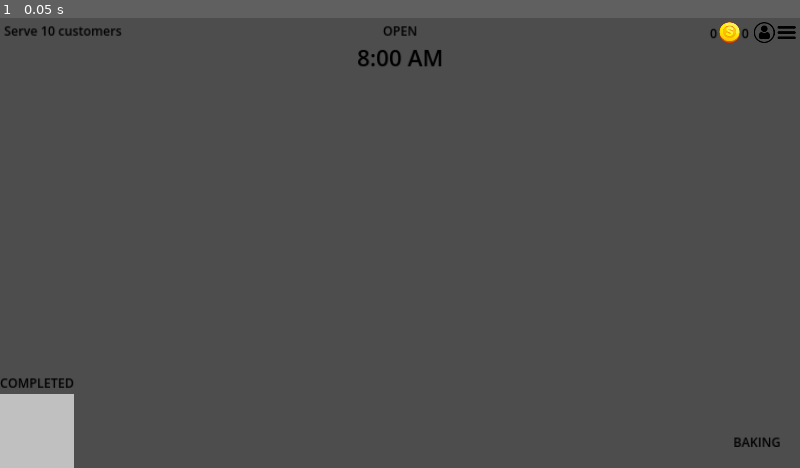
Above: before the commit, frame 1.
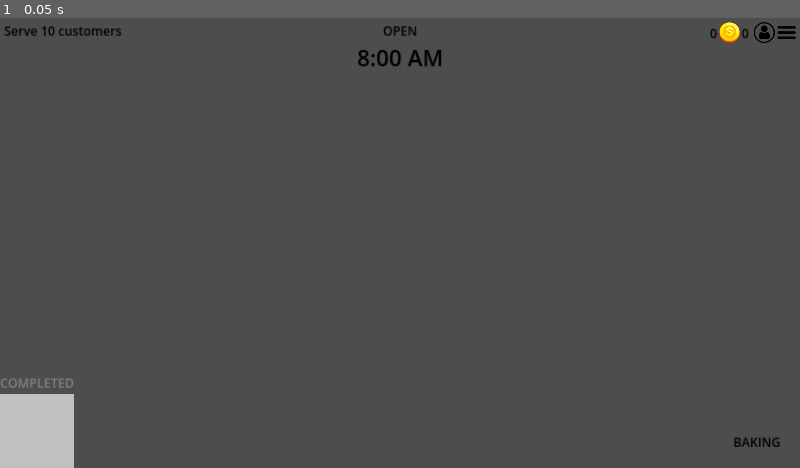
Above: after the commit, the same moment.

Repository: anj0la/BakingFrenzy
Game: Godot game, scene res://scenes/HUD.tscn
Same seed, same stepped clock (60 frames per second), same inputs: the game is played once before the commit and once after it. The project has no main scene, so this scene is started directly.
Inputs:
- Up to frame 1 (0.05 s): no input

The runs differ from the first frame. In frame 1, 0.1% of the frame differs, in the area x 0-10%, y 80-83%.

Commit message:
Added more code to display recipe orders, status, and state of the order.

Diff:
--- a/scripts/HUD.gd
+++ b/scripts/HUD.gd
@@ -11,8 +11,9 @@
 func _ready() -> void:
 	increment_interval = int(seconds_per_in_game_hour / BASE_RATE) # 6 / 5 =
 	current_in_game_hour = 8.0 # Start at 8:00 AM.
-	display_time_in_hud(current_in_game_hour)
+	_display_time_in_hud(current_in_game_hour)
 	display_goal()
+	update_recipe_status(false)
 
 # Updates the in-game time based on the remaining seconds.
 # IMPORTANT NOTES
@@ -30,10 +31,48 @@
 			current_in_game_hour = floor(current_in_game_hour) + 1.0
 
 	# Display in HUD
-	display_time_in_hud(current_in_game_hour)
+	_display_time_in_hud(current_in_game_hour)
+
+# Resets the time indicator.
+func reset_time_indicator() -> void:
+	current_in_game_hour = 8.0 # Start at 8:00 AM.
+	_display_time_in_hud(current_in_game_hour)
+
+# Updates the amount of coins the Player has collected.
+func update_coins(coins: int) -> void:
+	$MainControl/GameStatsContainer/Coins.text = str(coins)
+
+# Updates the amount of customers the Player has served.
+func update_customers_served(customers_served: int) -> void:
+	$MainControl/GameStatsContainer/Customers.text = str(customers_served)
+
+# Displays the objective(s) that a Player must achieve to complete the day (i.e., pass the level).
+func display_goal(show_second_goal: bool = false) -> void:
+	$MainControl/GoalsContainer/FirstGoal.text = _generate_goal()
+	$MainControl/GoalsContainer/SecondGoal.visible = show_second_goal
+
+	# Generate and display second objective.
+	if show_second_goal:
+		$MainControl/GoalsContainer/SecondGoal.text = _generate_goal()
+
+# Updates recipe order status, whether it is completed (green) or not (grey).
+func update_recipe_status(completed: bool) -> void:
+	if completed:
+		$MainControl/RecipeStatusContainer/CompletedStatus.add_theme_color_override("font_color", Color.LIME_GREEN)
+	else:
+		$MainControl/RecipeStatusContainer/CompletedStatus.add_theme_color_override("font_color", Color.WEB_GRAY)
+
+# Updates the recipe order.
+func update_recipe(recipe_name: String) -> void:
+	var image_path = "res://art/rect_" + recipe_name + ".png" # TODO: change rect_ to actual order / recipe names.
+	$MainControl/RecipeStatusContainer/RecipeImage.texture = load(image_path)
+
+# Updates the recipe order state.
+func update_recipe_state(new_state: String) -> void:
+	$MainControl/RecipeStateContainer/RecipeState.text = new_state
 
 # Displays the in-game time on the HUD.
-func display_time_in_hud(in_game_hour: float) -> void:
+func _display_time_in_hud(in_game_hour: float) -> void:
 	# Get hours, minutes and AM/PM indicator.
 	var hours = int(in_game_hour)
 	var minutes = round((in_game_hour - floor(in_game_hour)) * 100)
@@ -50,30 +89,12 @@
 	print(str(display_hour) + ":" + display_minutes + am_pm_indicator)
 	$MainControl/StatusTimeContainer/TimeIndicator.text = in_game_hour_str
 
-func reset_time_indicator() -> void:
-	current_in_game_hour = 8.0 # Start at 8:00 AM.
-	display_time_in_hud(current_in_game_hour)
-
-func update_coins(coins: int) -> void:
-	$MainControl/GameStatsContainer/Coins.text = str(coins)
-
-func update_customers_served(customers_served: int) -> void:
-	$MainControl/GameStatsContainer/Customers.text = str(customers_served)
-
-func display_goal(show_second_goal: bool = false) -> void:
-	$MainControl/GoalsContainer/FirstGoal.text = generate_goal()
-	$MainControl/GoalsContainer/SecondGoal.visible = show_second_goal
-
-	# Generate and display second objective.
-	if show_second_goal:
-		$MainControl/GoalsContainer/SecondGoal.text = generate_goal()
-
 # Generates a goal.
 # To do so, need to have goals separated into 2 categories: goal_coins & goal_customers
 # Take a goal from the list of goals. The goals is of the format: {name: goal_coins, target: 500}, {name: goal_customers, target: 10}
 # if name == goal_coins , then string is Earn ____ coins with the coins image later.
 # if name == goal_customers, then string is Serve ______ customers with customers image later.
-func generate_goal() -> String:
+func _generate_goal() -> String:
 	var rand_index = randi() % GOALS.size()
 	var goal = GOALS[rand_index]
 
@@ -82,38 +103,3 @@
 	# Then goal.name == goal_customers.
 	else:
 		return "Serve " + str(goal.target) + " customers"
-
-
-
-
-
-	# assume seconds = 6
-	# 60 % 6 = 10
-	# 60 / 6, 120 / 12, 90 / 9 -> use modulo?
-	# 60 % 6 == 0
-	# 54 % 6
-
-	# for 60 seconds, every second we increment by .1
-	# for 120 seconds, every 2 seconds we increment by .1
-	# for 180 seconds, every 3 seconds we increment by .1
-
-	# Format time
-	# 120 % 12 == 0 -> 1 hour (10)
-	# 119 % 12 == 11 -> do nothing.
-	# 118 % 12 == 10 -> increment by .1 -> 8.1
-	# 116 % 12 == 8 --> increment by .1. -> 9.2
-	# 114 -> 8.3
-	# 112 -> 8.4
-	# 110 -> 8.5
-	# 108 % 12 == 0 -> 2 hours (9) -> 9.0
-
-
-
-	# 96 % 12 == 0 -> 3 hours (8)
-	# 84 % 12 == 0 -> 4 hours (7)
-	# 72 % 12 == 0 -> 5 hours (6)
-	# 60 % 12 == 0 -> 6 hours (5)
-	# 48 % 12 == 0 -> 7 hours (4)
-	# 36 % 12 == 0 -> 8 hours (3)
-	# 24 % 12 == 0 -> 9 hours (2)
-	# 12 % 12 == 0 -> 10 hours (1) -> or we stop here, so when 12 == 12
